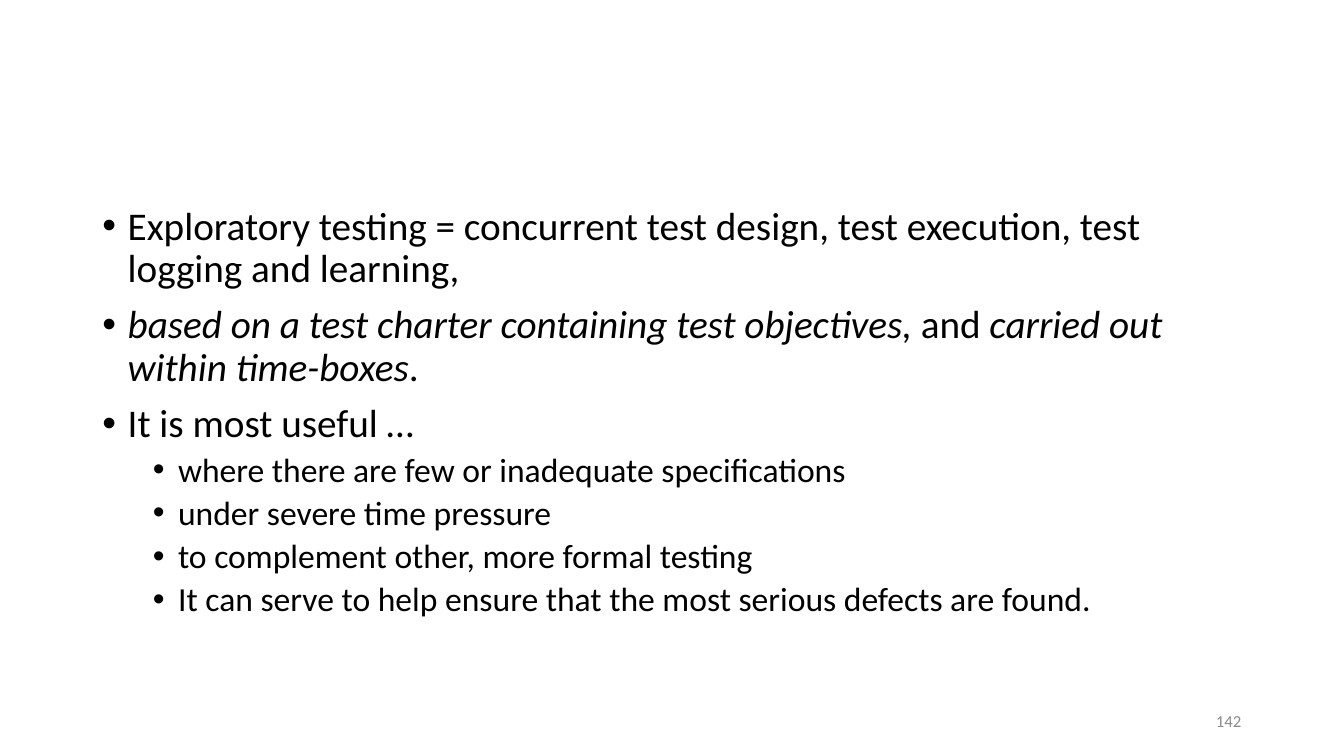
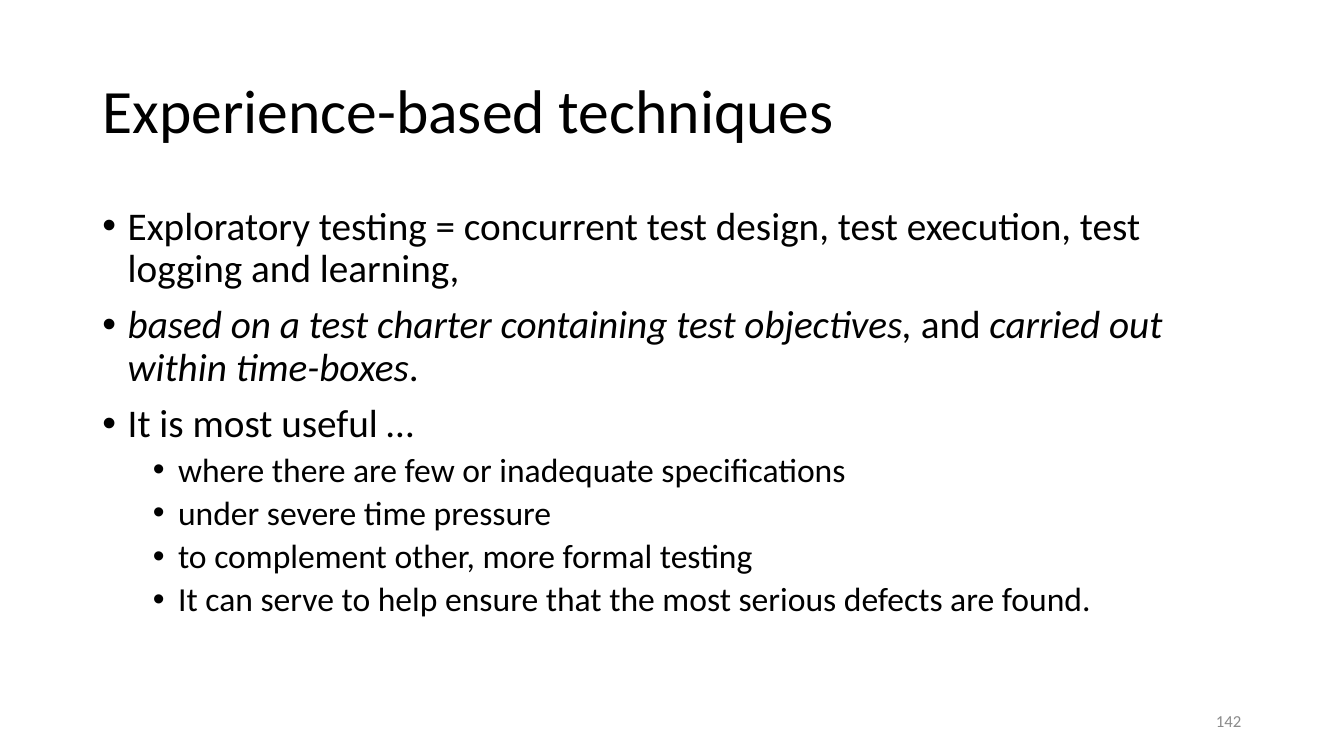
Before and after one commit to malenezi/malenezi, a slide deck: slide 142 of SE401/Lectures/6-Black Box Testing/Black Box Testing.pptx. Drawn at 1344x756 pixels with LibreOffice and Linux fonts; fonts in the diff are those of the drawing. Boxes give left, top, right and bottom in pixels: in the first picture for what was removed or moved away, otherwise in the second. Text is boxed around its words. In the diff, an @@ line names an element or a change of style, - is before the commit and + after.

Commit message:
update

```diff
--- a/SE401/Lectures/6-Black Box Testing/Black Box Testing.pptx
+++ b/SE401/Lectures/6-Black Box Testing/Black Box Testing.pptx
@@ title added at [102,90,834,143], 44 pt, text #000000 @@
+Experience-based techniques
```
